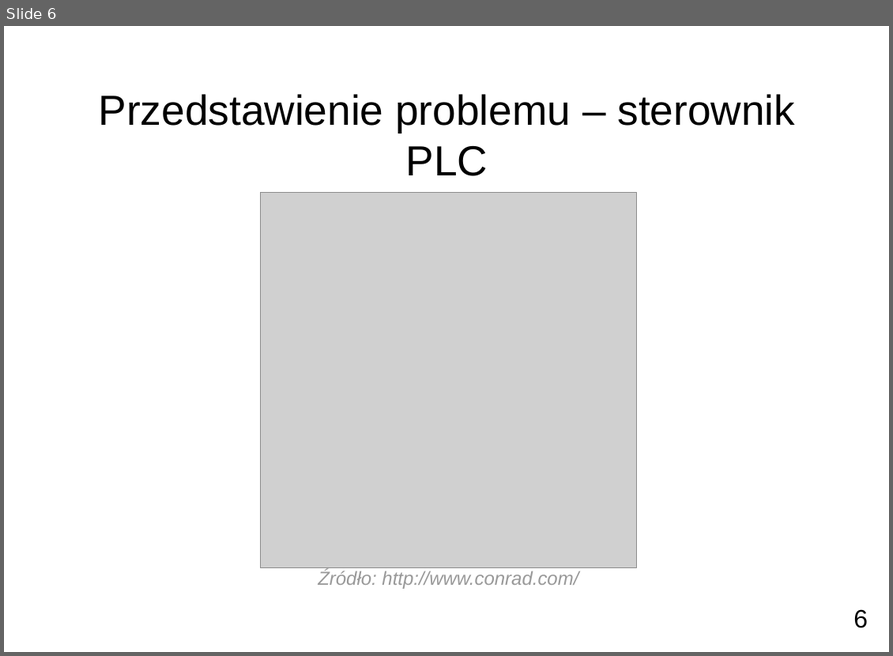
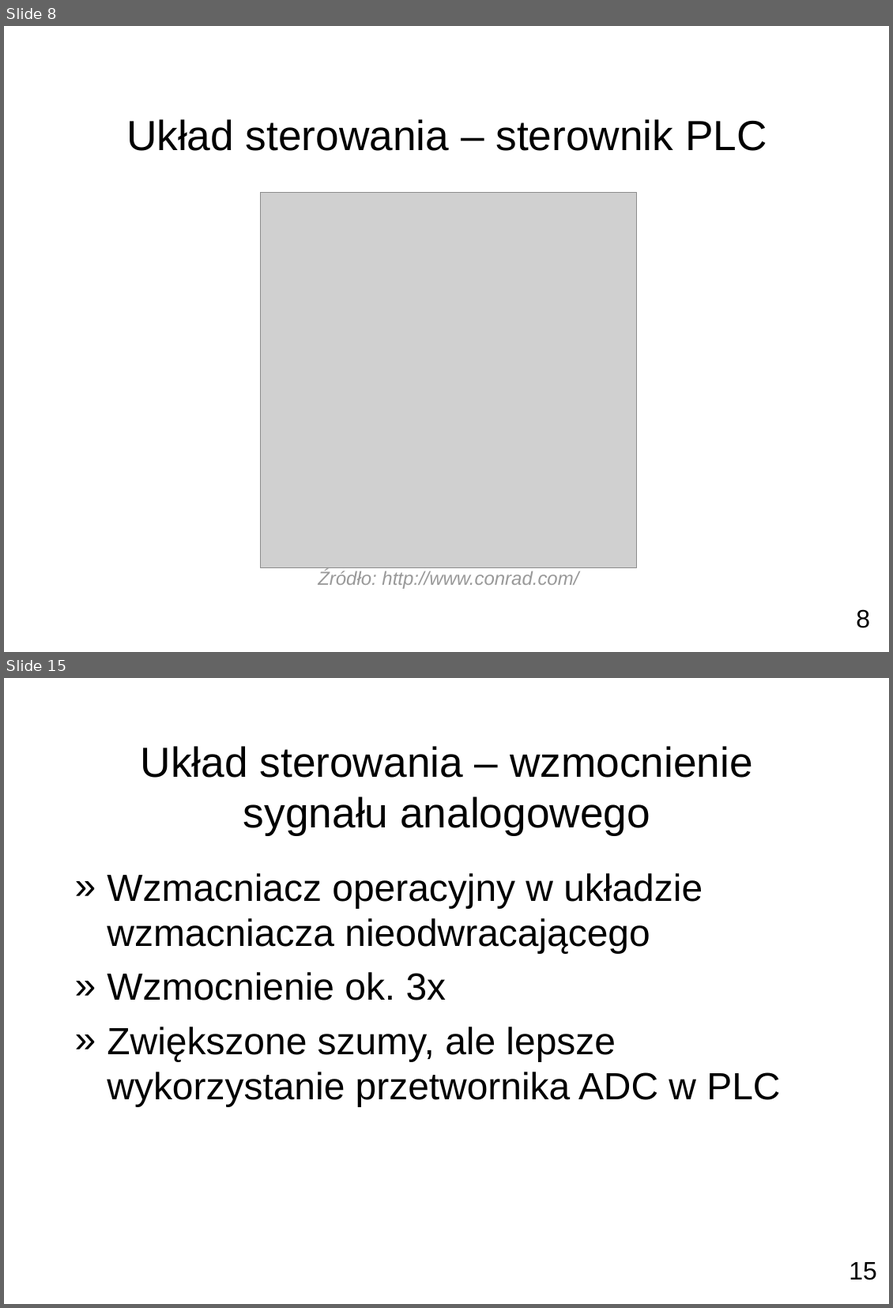
Before and after one commit to pbanaszkiewicz/msc-thesis, a slide deck: presentation/main.odp. Shown one above the other, each under a label of ours: slide 6 before the commit, slides 8 and 15 after it; the slides between them are not shown. The pictures are 893x656 and 893x1308 pixels, drawn with LibreOffice and Linux fonts; fonts in the diff are those of the drawing; grey boxes stand for pictures; background and template pictures are left out. Boxes give left, top, right and bottom in pixels: in the first picture for what was removed or moved away, otherwise in the second. Text is boxed around its words. In the diff, an @@ line names an element or a change of style, - is before the commit and + after.

```diff
--- a/presentation/main.odp
+++ b/presentation/main.odp
@@ slide 15 added at bbox=[4, 678, 889, 1304], background picture (left out) @@
@@ title added at bbox=[141, 746, 753, 835], 40 pt, text #000000 @@
+Układ sterowania – wzmocnienie sygnału analogowego
@@ text added at bbox=[107, 873, 780, 1106], 36 pt, text #000000 @@
+» Wzmacniacz operacyjny w układzie wzmacniacza nieodwracającego
+» Wzmocnienie ok. 3x
+» Zwiększone szumy, ale lepsze wykorzystanie przetwornika ADC w PLC
@@ page number added at bbox=[849, 1262, 877, 1280], 24 pt, text #000000 @@
+15
@@ what was slide 6 is now slide 8 @@
@@ slide 8 changed as well @@
@@ title at bbox=[126, 119, 767, 151]: text changed @@
-Przedstawienie problemu – sterownik PLC
+Układ sterowania – sterownik PLC
@@ page number removed at bbox=[853, 609, 867, 628] @@
-6
@@ page number added at bbox=[856, 609, 870, 628], 24 pt, text #000000 @@
+8
```
Also in this commit, not shown: 5 other slides changed, 25 other slides added, 1 slide removed, 32 other files.
